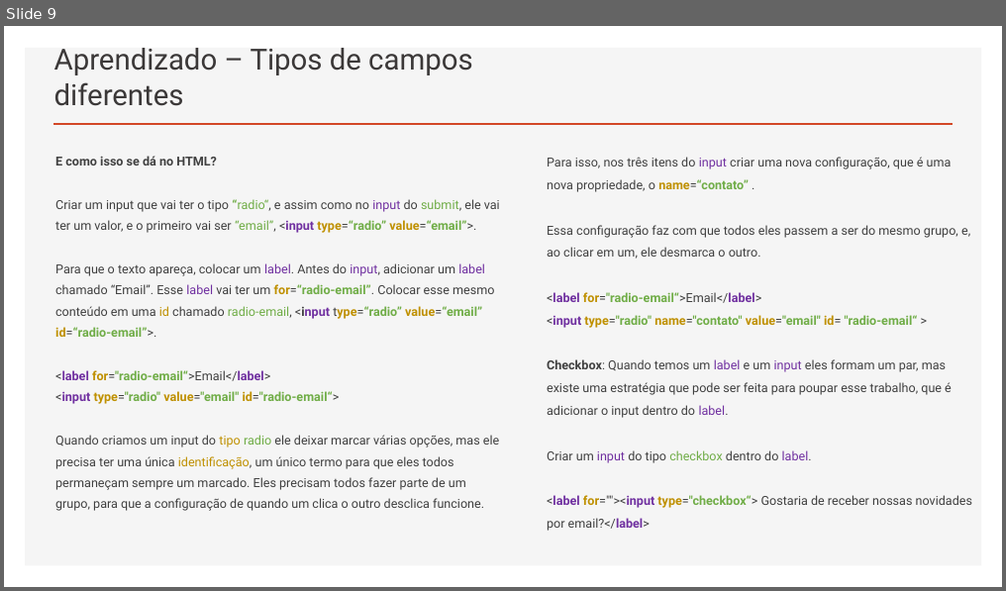
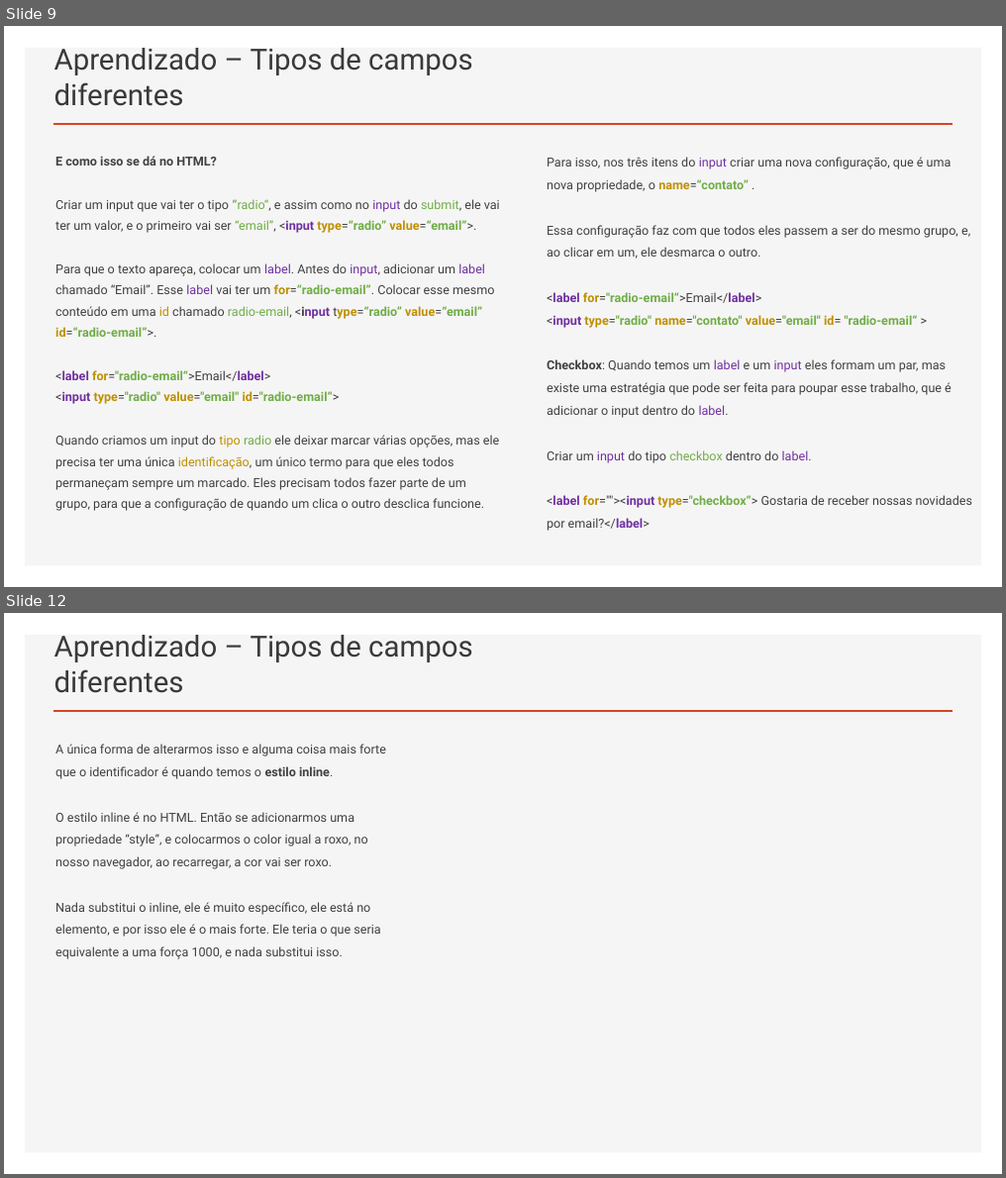
Before and after one commit to RaizaCirne/app-flex, a slide deck: Trilhas/[Iniciante em Programação T5 - ONE]/Material/05.HTML5_e_CSS3-parte_3.pptx. Shown one above the other, each under a label of ours: slide 9 before the commit, slides 9 and 12 after it; the slides between them are not shown. The pictures are 1006x591 and 1006x1178 pixels, drawn with LibreOffice and Linux fonts; fonts in the diff are those of the drawing. Boxes give left, top, right and bottom in pixels: in the first picture for what was removed or moved away, otherwise in the second. Text is boxed around its words. In the diff, an @@ line names an element or a change of style, - is before the commit and + after.

Commit message:
docs: atualizar ppt curso HTML5_e_CSS3-parte_3

```diff
--- a/Trilhas/[Iniciante em Programação T5 - ONE]/Material/05.HTML5_e_CSS3-parte_3.pptx
+++ b/Trilhas/[Iniciante em Programação T5 - ONE]/Material/05.HTML5_e_CSS3-parte_3.pptx
@@ slide 12 added at (x1=4, y1=613, x2=1002, y2=1174), background #FFFFFF; not listed: 2 template elements that a slide beside it also shows @@
@@ title added at (x1=54, y1=635, x2=473, y2=693), 28 pt, text #3B3838 @@
+Aprendizado – Tipos de campos diferentes
@@ text added at (x1=55, y1=744, x2=386, y2=959), 12 pt, text #404040 @@
+A única forma de alterarmos isso e alguma coisa mais forte que o identificador é quando temos o estilo inline.
+O estilo inline é no HTML. Então se adicionarmos uma propriedade “style”, e colocarmos o color igual a roxo, no nosso navegador, ao recarregar, a cor vai ser roxo.
+Nada substitui o inline, ele é muito específico, ele está no elemento, e por isso ele é o mais forte. Ele teria o que seria equivalente a uma força 1000, e nada substitui isso.
```
Also in this commit, not shown: 1 slide changed, 2 other slides added, 1 slide removed.
